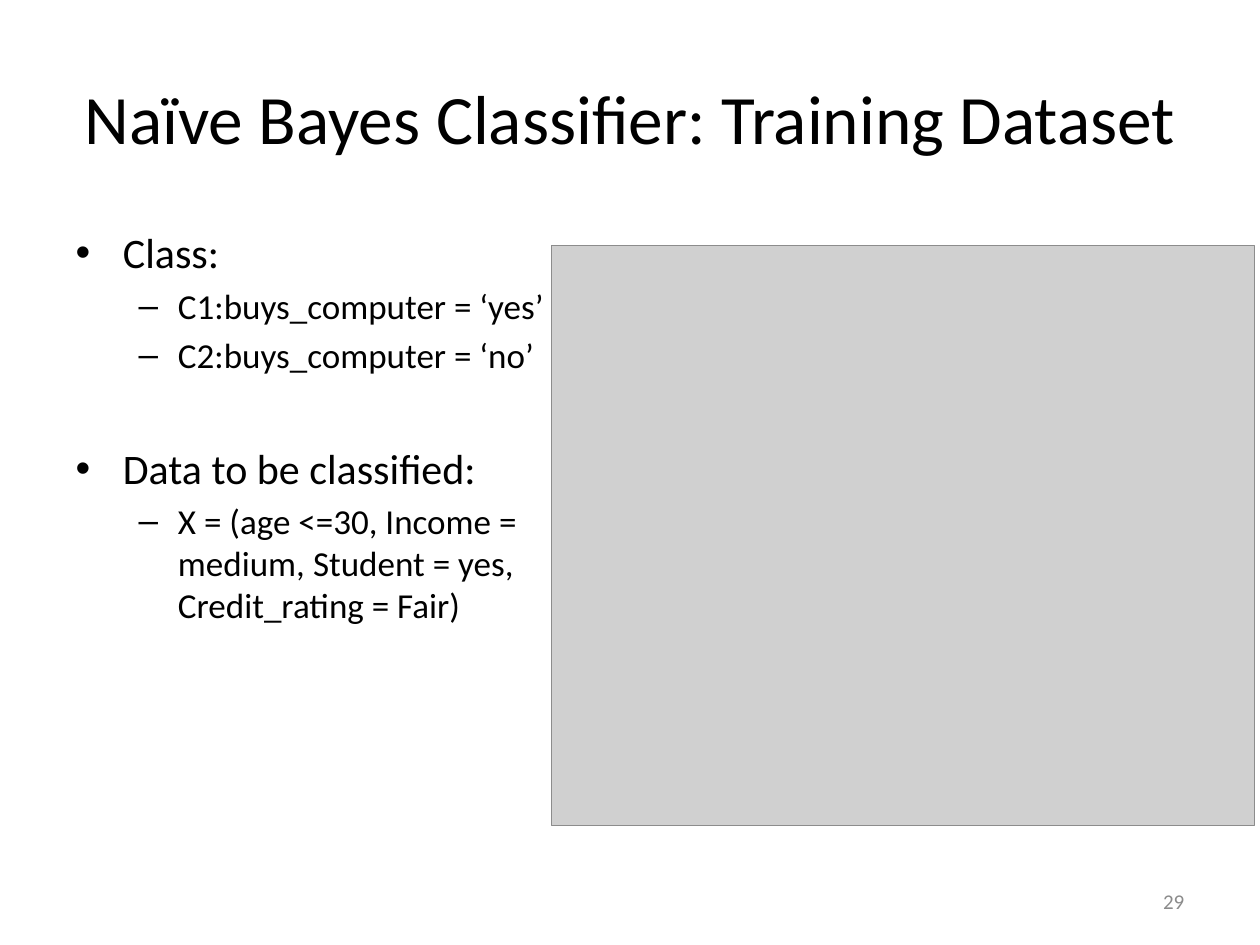
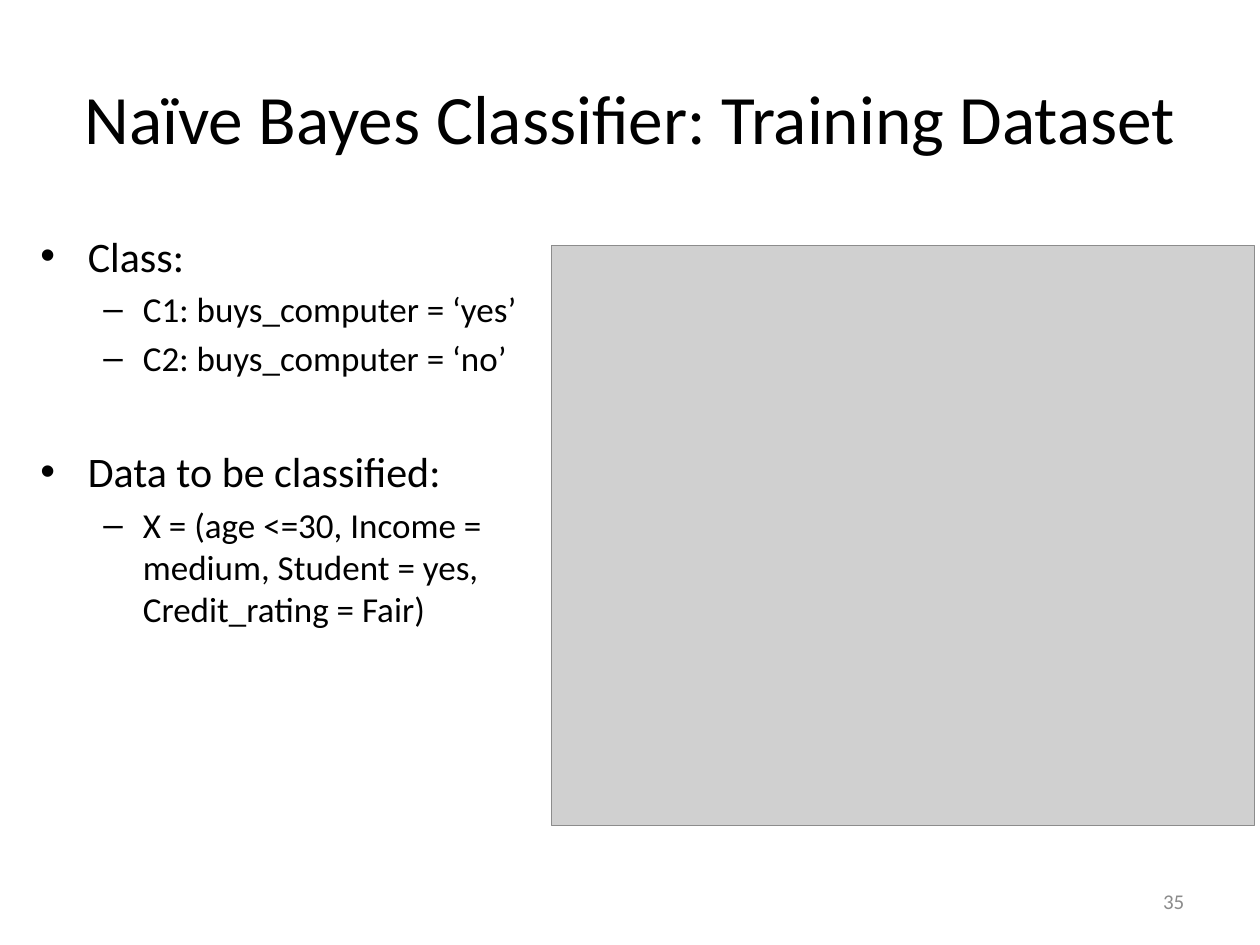
Before and after one commit to mjiang89/mjiang89.github.io, a slide deck: slide 35 of teaching/CS412Summer17-Chapter8.pptx (slide 29 before the commit). Drawn at 1260x945 pixels with LibreOffice and Linux fonts; fonts in the diff are those of the drawing; grey boxes stand for pictures. Boxes give left, top, right and bottom in pixels: in the first picture for what was removed or moved away, otherwise in the second. Text is boxed around its words. In the diff, an @@ line names an element or a change of style, - is before the commit and + after.

```diff
--- a/teaching/CS412Summer17-Chapter8.pptx
+++ b/teaching/CS412Summer17-Chapter8.pptx
@@ text "Class:": place and size @@
-text "Class:" at (123, 238, 543, 624)
+text "Class:" at (88, 242, 516, 628)
@@ text at (143, 297, 516, 377): spaces changed @@
-  – C1:buys_computer = ‘yes’
-  – C2:buys_computer = ‘no’
+  – C1: buys_computer = ‘yes’
+  – C2: buys_computer = ‘no’
@@ page number at (1163, 895, 1184, 909): text changed @@
-29
+35
```
Also in this commit, not shown: 22 other slides changed, 6 slides added, 2 other files.
